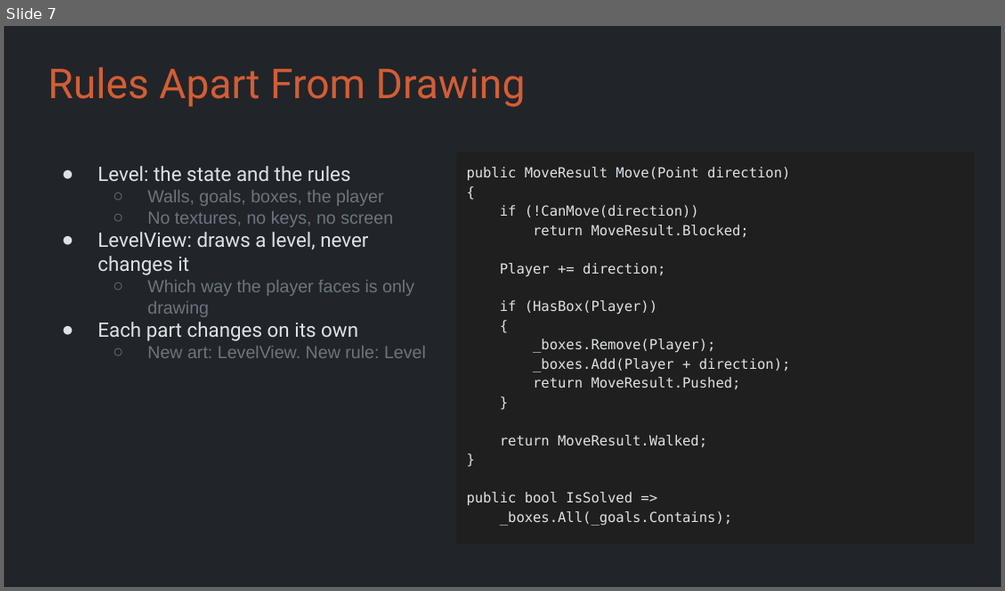
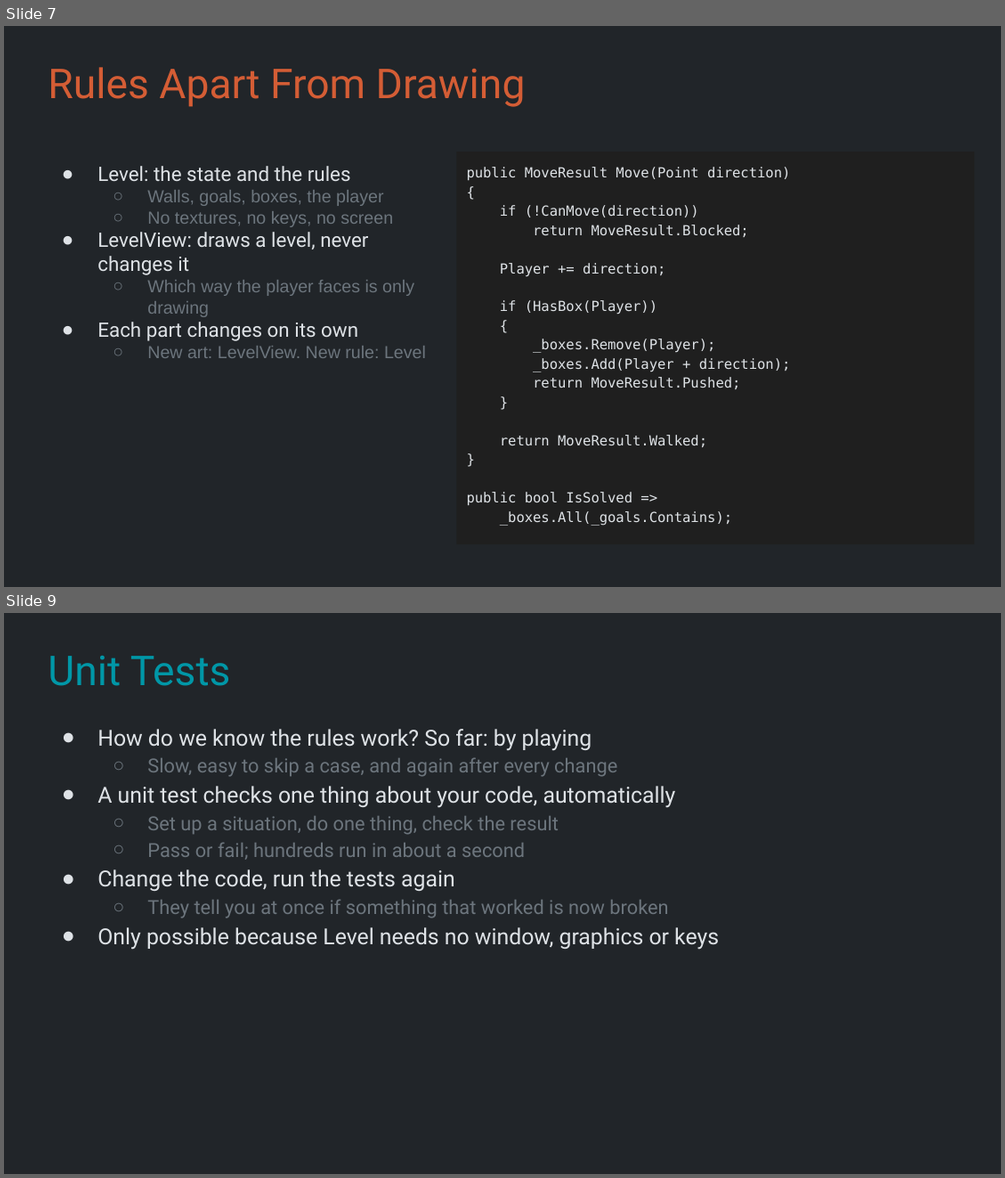
Before and after one commit to Metamate/gar, a slide deck: slides/04 Sokoban.pptx. Shown one above the other, each under a label of ours: slide 7 before the commit, slides 7 and 9 after it; the slides between them are not shown. The pictures are 1005x591 and 1005x1178 pixels, drawn with LibreOffice and Linux fonts; fonts in the diff are those of the drawing. Boxes give left, top, right and bottom in pixels: in the first picture for what was removed or moved away, otherwise in the second. Text is boxed around its words. In the diff, an @@ line names an element or a change of style, - is before the commit and + after.

```diff
--- a/slides/04 Sokoban.pptx
+++ b/slides/04 Sokoban.pptx
@@ slide 9 added at <box>4,613,1001,1174</box>, background #212529 @@
@@ title added at <box>48,656,231,686</box>, 29.7 pt, text #0097A7 @@
+Unit Tests
@@ text added at <box>97,729,719,949</box>, 16 pt, text #DEE2E6 @@
+● How do we know the rules work? So far: by playing
+  ○ Slow, easy to skip a case, and again after every change
+● A unit test checks one thing about your code, automatically
+  ○ Set up a situation, do one thing, check the result
+  ○ Pass or fail; hundreds run in about a second
+● Change the code, run the tests again
+  ○ They tell you at once if something that worked is now broken
+● Only possible because Level needs no window, graphics or keys
```
Also in this commit, not shown: 9 slides changed, 3 other slides added, 1 other file.
